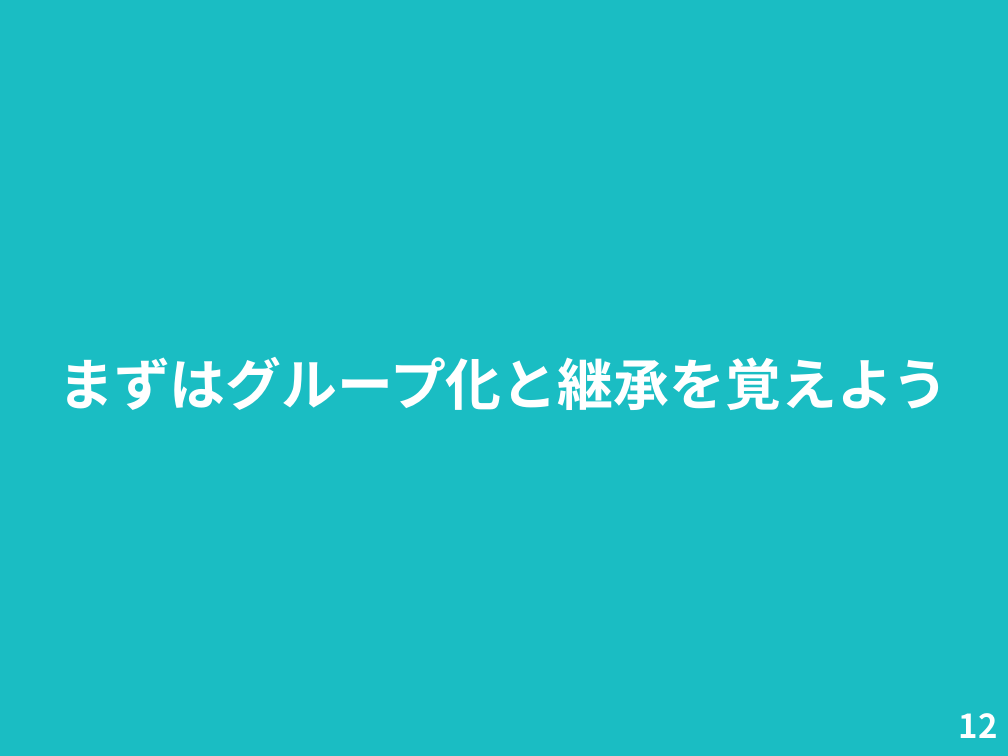
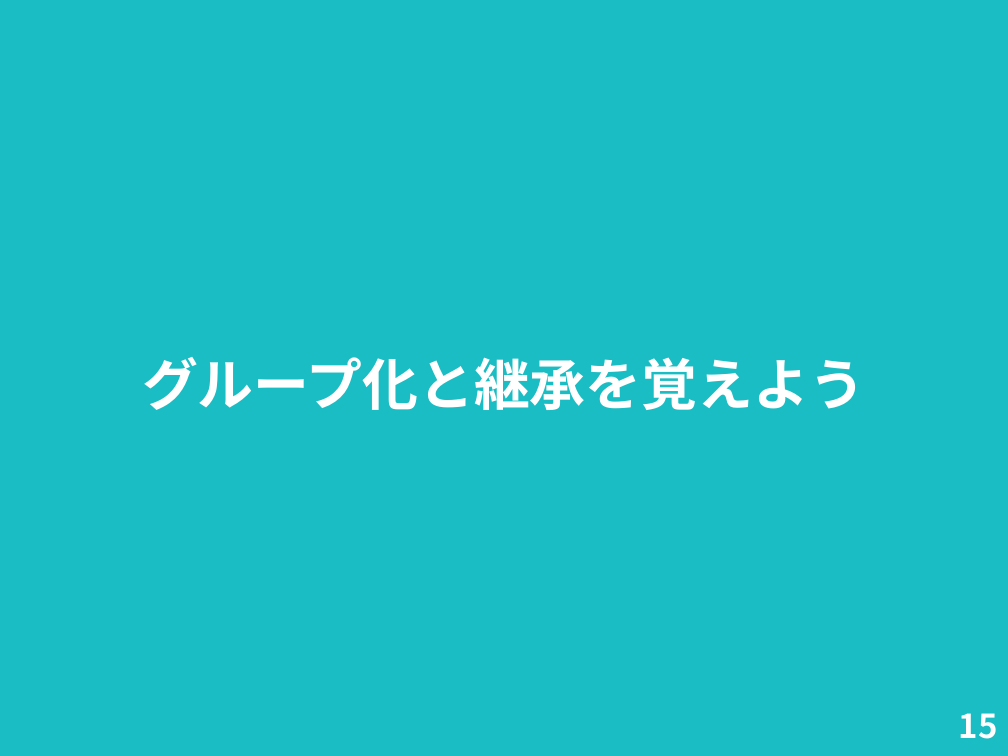
Before and after one commit to nogajun/libreofficekaigi2018-handson, a slide deck: slide 15 of docs/20180512-writer_handson_slide.odp (slide 12 before the commit). Drawn at 1008x756 pixels with LibreOffice and Linux fonts; fonts in the diff are those of the drawing. Boxes give left, top, right and bottom in pixels: in the first picture for what was removed or moved away, otherwise in the second. Text is boxed around its words. In the diff, an @@ line names an element or a change of style, - is before the commit and + after.

```diff
--- a/docs/20180512-writer_handson_slide.odp
+++ b/docs/20180512-writer_handson_slide.odp
@@ title at bbox=[142, 357, 865, 410]: text changed @@
-まずはグループ化と継承を覚えよう
+グループ化と継承を覚えよう
@@ page number at bbox=[959, 713, 998, 739]: text changed @@
-12
+15
```
Also in this commit, not shown: 8 other slides changed, 4 slides added, 1 slide removed, 1 other file.
